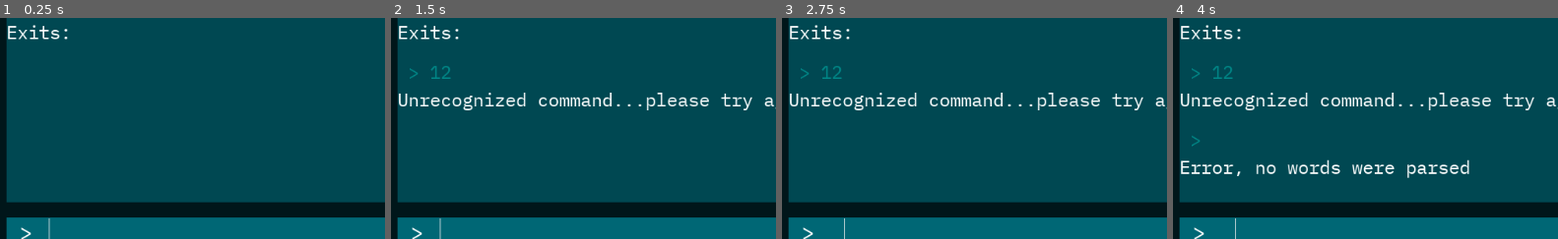
Above: before the commit, frames 1-4 (left to right).
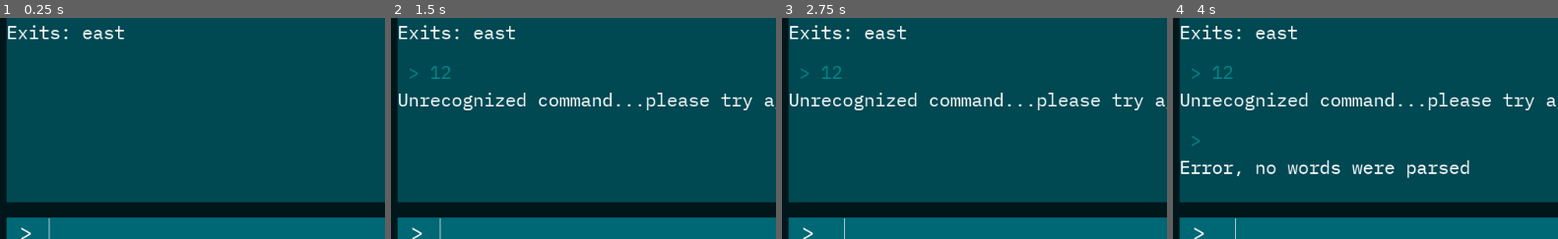
Above: after the commit, the same moments.

Repository: TheGeekSKM/the-mines-godot-port
Game: Godot game, scene res://Scenes/Game.tscn
Same seed, same stepped clock (60 frames per second), same inputs: the game is played once before the commit and once after it.
Inputs (mouse positions are % of the whole screen's width and height, from its top left):
- Up to frame 1 (0.25 s): no input
- Up to frame 2 (1.5 s): click (53, 95) at 0.52 s; type "12" at 0.6 s; tap Enter at 1.25 s
- Up to frame 3 (2.75 s): tap Space at 2 s
- Up to frame 4 (4 s): tap Enter at 2.75 s; tap Space at 3.5 s
The pictures show only the part of the screen within x 0-50%, y 46-96%; the shares and areas given below are measured in that part.

The runs differ from the first frame. In frame 1, 0.3% of the frame differs, in the area x 21-33%, y 3-10%; in frame 2, 0.3%; in frame 3, 0.3%; in frame 4, 0.3%.

Commit message:
Room Switching System Created

Diff:
--- a/Scenes/Game.tscn
+++ b/Scenes/Game.tscn
@@ -39,6 +39,14 @@
 margin_bottom = -237.0
 room_name = "a cavern"
 rooom_description = "a small cavernous room with small crevices and stones..."
+
+[node name="LibraryRoom" parent="RoomManager" instance=ExtResource( 5 )]
+margin_left = 604.0
+margin_top = -337.0
+margin_right = 854.0
+margin_bottom = -237.0
+room_name = "an underground library"
+rooom_description = "a large opening with books neatly organized into bookshelves carved right out of the cavern's walls. The books now lay tattered and torn. The room decaying more and more as time marches on..."
 
 [node name="Background" type="PanelContainer" parent="."]
 anchor_right = 1.0
--- a/Scripts/CommandProcessor.gd
+++ b/Scripts/CommandProcessor.gd
@@ -1,11 +1,10 @@
 extends Node
 
-signal response_generated(response_text)
 
 var current_room = null
 
-func initialize(starting_room):
-	change_room(starting_room)
+func initialize(starting_room) -> String:
+	return change_room(starting_room)
 
 
 func process_command(input: String):
@@ -32,15 +31,21 @@
 	if second_word == "":
 		return "You need to specify a direction/location with the \"go\" command. EX: \"go east\" "
 
-	return "You head to the %s" % second_word
+	if 	current_room.exits.keys().has(second_word):
+		var change_response = change_room(current_room.exits[second_word])
+		return PoolStringArray(["You head to %s" % second_word, change_response]).join("\n")
+	else:
+		return "There is no doorway to the %s" % second_word
 
 func help():
 	return "You can use these commands: go [location], help"
 
-func change_room(new_room: GameRoom):
+func change_room(new_room: GameRoom) -> String:
 	current_room = new_room
+	var exit_string = PoolStringArray(new_room.exits.keys()).join(" ")
+
 	var strings = PoolStringArray([
 		"You are now in: " + new_room.room_name,
 		"It is " + new_room.rooom_description,
-		"Exits: "]).join("\n")
-	emit_signal("response_generated", strings)
+		"Exits: " + exit_string]).join("\n")
+	return strings
--- a/Scripts/Game.gd
+++ b/Scripts/Game.gd
@@ -18,10 +18,10 @@
 	scroll_bar.connect("changed", self, "handle_scroll_bar_changed")
 	max_scroll_length = scroll_bar.max_value
 
-	handle_response_generated("You awake in a small cavernous area, s …(256 unchanged characters)…
+	create_response("You awake in a small cavernous area, s …(256 unchanged characters)…
 
-	command_processor.connect("response_generated", self, "handle_response_generated")
-	command_processor.initialize(room_manager.get_child(0))
+	var starting_room_response = command_processor.initialize(room_manager.get_child(0))
+	create_response(starting_room_response)
 
 
 func handle_scroll_bar_changed():
@@ -43,7 +43,7 @@
 	add_response_to_game(input_response)
 
 #responds to the room_changing signal
-func handle_response_generated(response_text: String):
+func create_response(response_text: String):
 	var response = Response.instance()
 	response.text = response_text
 	add_response_to_game(response)
--- a/Scripts/Room.gd
+++ b/Scripts/Room.gd
@@ -16,9 +16,9 @@
 			room.exits["north"] = self
 		"east":
 			exits[direction] = room
-			room.exits["east"] = self
+			room.exits["west"] = self
 		"west":
 			exits[direction] = room
-			room.exits["west"] = self
+			room.exits["east"] = self
 		_:
 			printerr("Tried to connect to invalid direction: %s", direction)
--- a/Scripts/RoomManager.gd
+++ b/Scripts/RoomManager.gd
@@ -1,4 +1,4 @@
 extends Node
 
 func _ready() -> void:
-	pass # Replace with function body.
+	$CavernRoom.connect_exit("east", $LibraryRoom)
